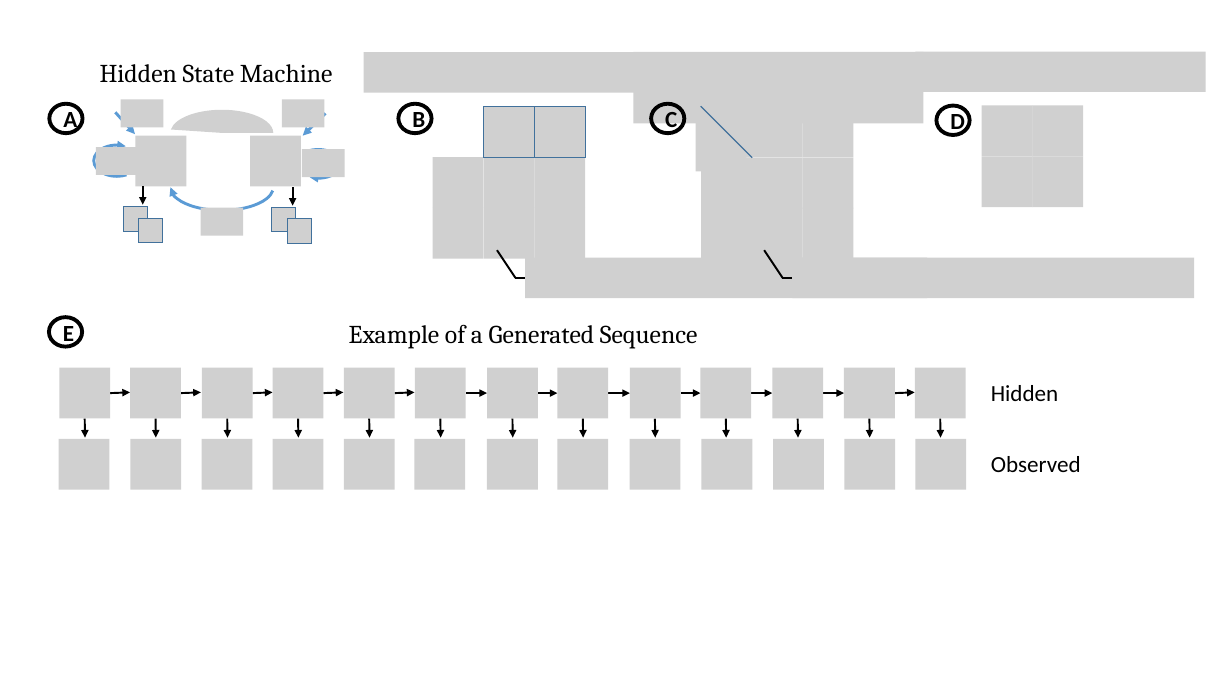
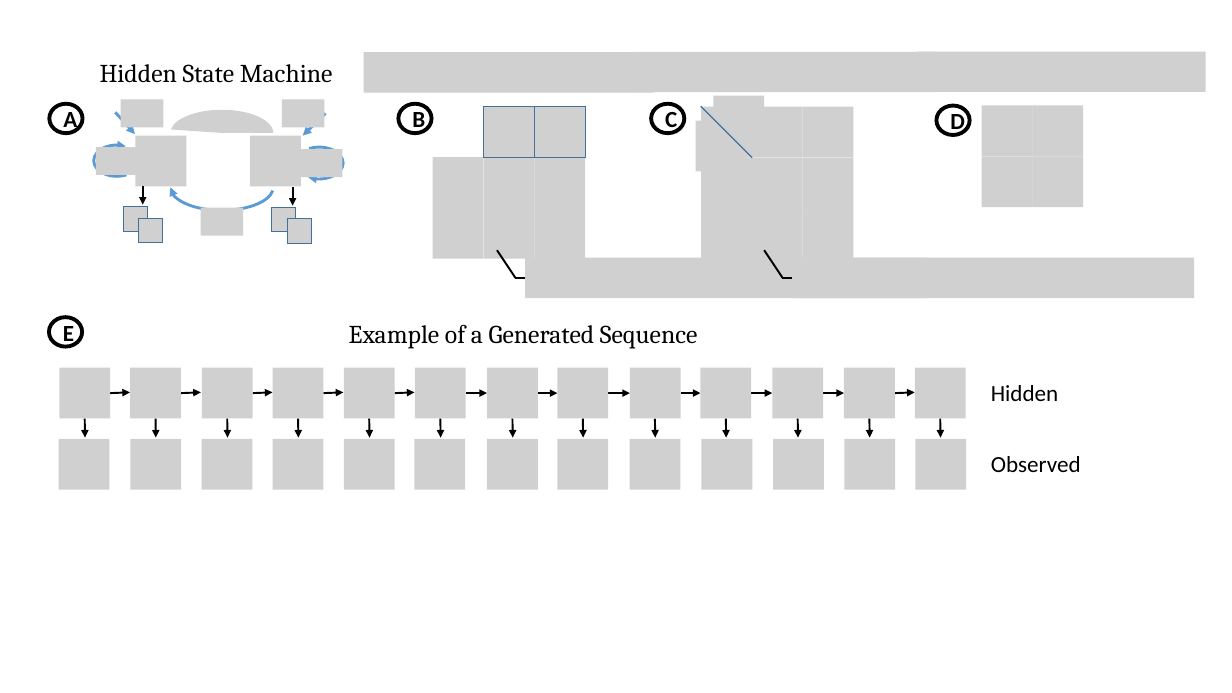
Before and after one commit to David-Taub/HOP-HMM, a slide deck: slide 4 of Help/Figures1.pptx. Drawn at 1232x693 pixels with LibreOffice and Linux fonts; fonts in the diff are those of the drawing; grey boxes stand for pictures. Boxes give left, top, right and bottom in pixels: in the first picture for what was removed or moved away, otherwise in the second. Text is boxed around its words. In the diff, an @@ line names an element or a change of style, - is before the commit and + after.

```diff
--- a/Help/Figures1.pptx
+++ b/Help/Figures1.pptx
@@ picture: place and size @@
-picture at (634,52,924,123)
+picture at (634,52,937,92)
@@ arc (boxed as its full ellipse) at (295,146,343,179): proportions changed @@
```
Also in this commit, not shown: 4 other slides changed, 28 other files.
